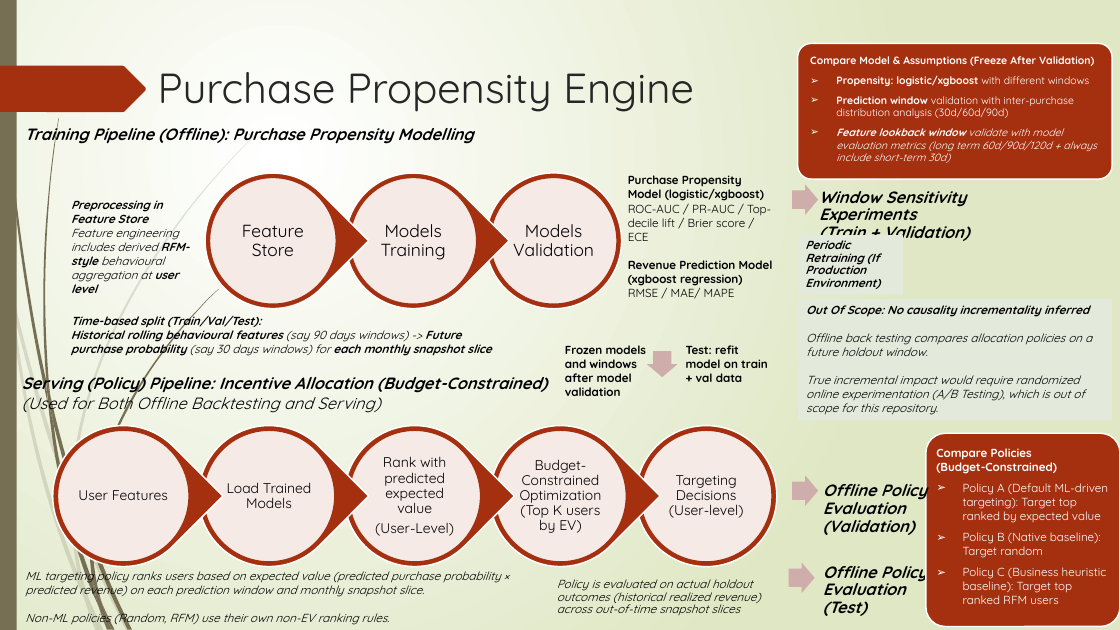
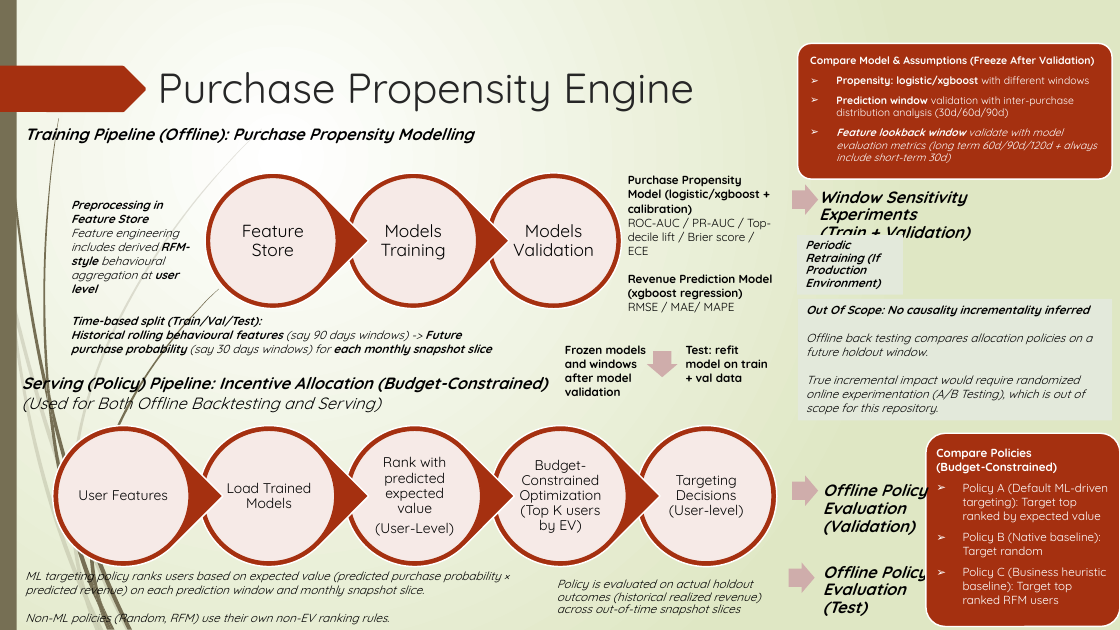
Before and after one commit to Phrey001/mle-marketplace-growth, a slide deck: slide 4 of docs/architecture.pptx. Drawn at 1120x630 pixels with LibreOffice and Linux fonts; fonts in the diff are those of the drawing. Boxes give left, top, right and bottom in pixels: in the first picture for what was removed or moved away, otherwise in the second. Text is boxed around its words. In the diff, an @@ line names an element or a change of style, - is before the commit and + after.

```diff
--- a/docs/architecture.pptx
+++ b/docs/architecture.pptx
@@ text at box(628, 175, 771, 255): text changed; bold on @@
-Purchase Propensity Model (logistic/xgboost)
-ROC-AUC / PR-AUC / Top-decile lift / Brier score / ECE
+Purchase Propensity Model (logistic/xgboost + calibration)
+ROC-AUC / PR-AUC / Top-decile lift / Brier score / ECE
```
Also in this commit, not shown: 2 other slides changed, 1 slide added, 42 other files.
